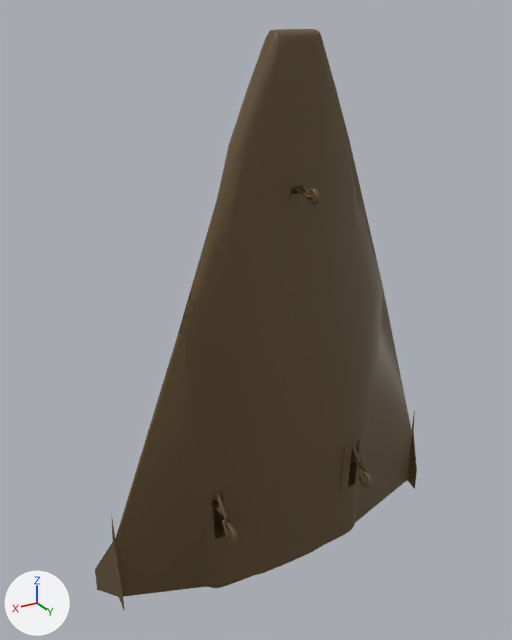
The COLLADA model cygnet/cygnet.dae as it was, and as the next commit left it.
The view is the same before and after, from a camera (50 mm lens) standing at (10.27, 15.89, 8.34) and looking at (0.64, -0.14, 0.32). The lights are fixed; the arrows at lower left show +X, +Y and +Z. Where no turn or scale is listed for an object, it has been applied to the vertices.
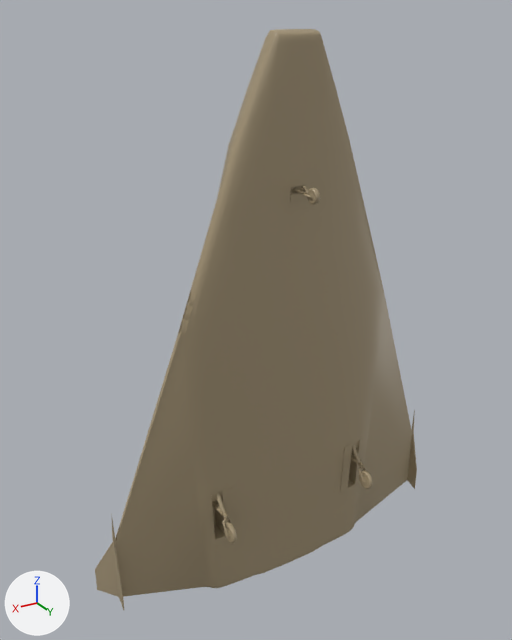
The newer file is also turned or shifted as a whole; pictures and numbers use the older file's frame.

Diff of the bpy script that builds the scene:
```diff
--- a/cygnet/cygnet.dae.py
+++ b/cygnet/cygnet.dae.py
@@ mat_body @@
 mat_body = principled_material('Body')
-mat_body.base_color = (0.12, 0.0758, 0.0295)  # brown #614e30
+mat_body.base_color = (0.382, 0.305, 0.188)  # beige #a69678
 mat_body.roughness = 0.44
```

Changed parts and their boxes (x1, y1, x2, y2) in the pictures (512 x 640 px):
'Body', recoloured: (95, 29, 417, 610) in both
'Cylinder_003', recoloured: (212, 493, 237, 544) in both
'Cylinder_002', recoloured: (351, 445, 373, 489) in both
'Plane_004', recoloured: (340, 444, 352, 492) in both
'Plane', recoloured: (222, 487, 235, 528) in both
'Plane_003', recoloured: (291, 145, 299, 187) in both
'Plane_005', recoloured: (298, 145, 305, 186) in both
'FrontGear', recoloured: (293, 186, 320, 204) in both
'Plane_000', recoloured: (290, 193, 306, 202) in both
